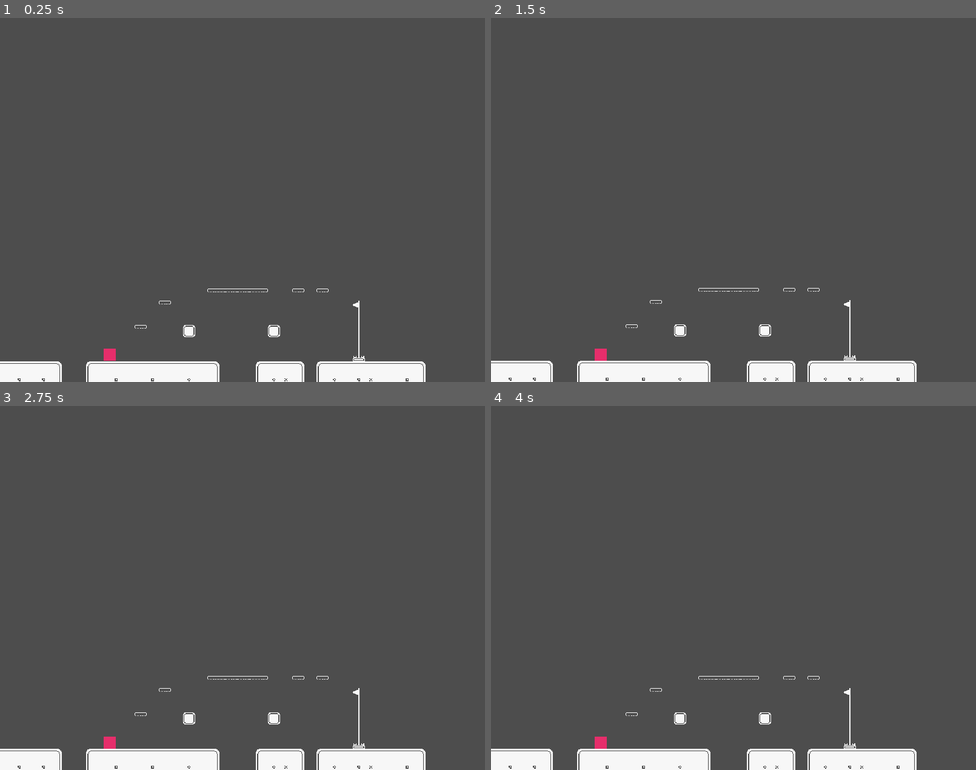
Above: before the commit, frames 1-4 (two rows, left to right).
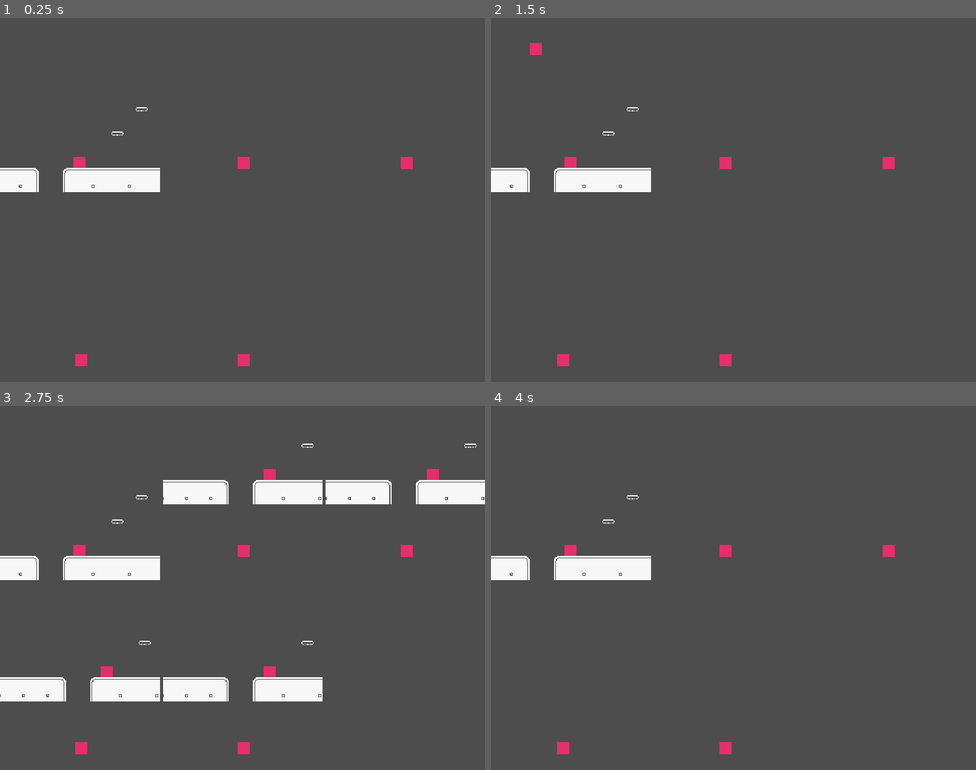
Above: after the commit, the same moments.

Repository: BlessedSleepSeeker/ChaosDash
Game: Godot game, scene res://Scenes/World/World.tscn
Two runs of this game, one before a commit and one after it. Both use one fixed random seed, a clock stepped at 60 frames per second and the inputs below.
Inputs:
- Up to frame 1 (0.25 s): no input
- Up to frame 2 (1.5 s): no input
- Up to frame 3 (2.75 s): no input
- Up to frame 4 (4 s): no input

The runs differ from the first frame. In frame 1, 6.5% of the frame differs, in the area x 0-88%, y 24-100%; in frame 2, 6.7%; in frame 3, 14%, in the area x 0-100%, y 10-100%; in frame 4, 6.6%.

Commit message:
local split screen camera

Diff:
--- a/game/Scenes/Character/Player.gd
+++ b/game/Scenes/Character/Player.gd
@@ -9,7 +9,7 @@
 @export var JUMP_IMPULSE: float = -200
 @export var MAX_JUMP_HOLD_FRAMES: int = 2
 @export var MAX_FALL_SPEED: int = 200
-@export var MAX_FASTFALL_SPEED: int = 275
+@export var MAX_FASTFALL_SPEED: int = 350
 @export var MAX_GROUND_SPEED: int = 125
 @export var MAX_AIR_SPEED: int = 100
 @export var ACCEL: int = 10
@@ -30,6 +30,13 @@
 func timer(duration, _caller):
 	get_tree().create_timer(duration)
 
+func reassignControls():
+	act_left = "p%d_left" % PLAYER_NBR
+	act_right = "p%d_right" % PLAYER_NBR
+	act_up = "p%d_up" % PLAYER_NBR
+	act_down = "p%d_down" % PLAYER_NBR
+	act_attack = "p%d_attack" % PLAYER_NBR
+
 func _ready():
 	pass
 
--- a/game/Scenes/Character/Player.tscn
+++ b/game/Scenes/Character/Player.tscn
@@ -10,14 +10,14 @@
 [ext_resource type="Script" path="res://Scenes/Character/States/AttackState.gd" id="8_m2bxs"]
 
 [sub_resource type="RectangleShape2D" id="RectangleShape2D_uoryc"]
-size = Vector2(16, 22)
+size = Vector2(12, 15)
 
 [node name="Player" type="CharacterBody2D"]
 position = Vector2(0, -8)
 script = ExtResource("1_o10m3")
 
 [node name="Hitbox" type="CollisionShape2D" parent="."]
-position = Vector2(0, -3)
+position = Vector2(0, -0.5)
 shape = SubResource("RectangleShape2D_uoryc")
 
 [node name="Sprite" type="Sprite2D" parent="."]
@@ -44,11 +44,11 @@
 script = ExtResource("8_m2bxs")
 
 [node name="Camera2D" type="Camera2D" parent="."]
-offset = Vector2(150, -180)
+offset = Vector2(0, -50)
 drag_horizontal_enabled = true
 drag_vertical_enabled = true
 drag_horizontal_offset = 0.83
 drag_left_margin = 0.1
+drag_top_margin = 0.44
 drag_right_margin = 0.1
 drag_bottom_margin = 0.1
-editor_draw_drag_margin = true
--- /dev/null
+++ b/game/Scenes/Character/SplitCamera.gd
@@ -0,0 +1,14 @@
+class_name SplitCam
+extends Camera2D
+
+@export var player: Player
+
+# Called when the node enters the scene tree for the first time.
+func _ready():
+	pass # Replace with function body.
+
+
+# Called every frame. 'delta' is the elapsed time since the previous frame.
+func _process(_delta):
+	self.position = player.position
+	print(position)
--- /dev/null
+++ b/game/Scenes/Character/SplitCamera.tscn
@@ -0,0 +1,15 @@
+[gd_scene load_steps=2 format=3 uid="uid://5gawol3souh6"]
+
+[ext_resource type="Script" path="res://Scenes/Character/SplitCamera.gd" id="1_mnqr2"]
+
+[node name="Camera2D" type="Camera2D"]
+offset = Vector2(150, -180)
+drag_horizontal_enabled = true
+drag_vertical_enabled = true
+drag_horizontal_offset = 0.83
+drag_left_margin = 0.1
+drag_top_margin = 0.44
+drag_right_margin = 0.1
+drag_bottom_margin = 0.1
+editor_draw_drag_margin = true
+script = ExtResource("1_mnqr2")
--- a/game/Scenes/Character/States/InAirState.gd
+++ b/game/Scenes/Character/States/InAirState.gd
@@ -23,7 +23,7 @@
 func physics_update(_delta: float) -> void:
 	#print(boost_jump)
 	#print(player.is_jumping)
-	print(frame_count)
+	#print(frame_count)
 	if boost_jump and player.is_jumping and frame_count < player.MAX_JUMP_HOLD_FRAMES and frame_count % 2 == 1:
 		player.velocity.y += player.JUMP_IMPULSE / frame_count
 	player.velocity.x += player.v_direction * player.AIR_DRIFT
--- /dev/null
+++ b/game/Scenes/World/LevelHandler.tscn
@@ -0,0 +1,15 @@
+[gd_scene load_steps=3 format=3 uid="uid://bjabk0w0v8xsf"]
+
+[ext_resource type="PackedScene" uid="uid://dsbvox3xhuexe" path="res://Scenes/World/Levels/level1.tscn" id="1_ha35o"]
+
+[sub_resource type="Environment" id="Environment_ny6h0"]
+background_mode = 1
+background_color = Color(0.0627451, 0.0627451, 0.0705882, 1)
+
+[node name="World" type="Node2D"]
+position = Vector2(0, 450)
+
+[node name="TileMap" parent="." instance=ExtResource("1_ha35o")]
+
+[node name="WorldEnvironment" type="WorldEnvironment" parent="."]
+environment = SubResource("Environment_ny6h0")
--- /dev/null
+++ b/game/Scenes/World/PlayerViewport.gd
@@ -0,0 +1,17 @@
+class_name PlayerViewport
+extends SubViewportContainer
+
+@export var PLAYER_NBR: int = 2
+@export var playerScene = preload("res://Scenes/Character/Player.tscn")
+@onready var viewport: Viewport = $SubViewport
+
+var player: Player
+
+func setPlayerNbr(nbr: int):
+	PLAYER_NBR = nbr
+	var instance: Player = playerScene.instantiate()
+	instance.PLAYER_NBR = PLAYER_NBR
+	viewport.add_child(instance)
+
+func setWorld(world: World2D):
+	viewport.world_2d = world
--- /dev/null
+++ b/game/Scenes/World/PlayerViewport.tscn
@@ -0,0 +1,24 @@
+[gd_scene load_steps=2 format=3 uid="uid://dsj5sw5f5cuym"]
+
+[ext_resource type="Script" path="res://Scenes/World/PlayerViewport.gd" id="1_q1dcu"]
+
+[node name="PlayerViewport" type="SubViewportContainer"]
+anchors_preset = 15
+anchor_right = 1.0
+anchor_bottom = 1.0
+grow_horizontal = 2
+grow_vertical = 2
+size_flags_horizontal = 3
+size_flags_vertical = 3
+stretch = true
+script = ExtResource("1_q1dcu")
+
+[node name="SubViewport" type="SubViewport" parent="."]
+disable_3d = true
+transparent_bg = true
+handle_input_locally = false
+snap_2d_transforms_to_pixel = true
+snap_2d_vertices_to_pixel = true
+canvas_item_default_texture_filter = 0
+size = Vector2i(640, 480)
+render_target_update_mode = 4
--- /dev/null
+++ b/game/Scenes/World/SplitScreenHandler.gd
@@ -0,0 +1,21 @@
+class_name SplitScreenHandler
+extends GridContainer
+
+@export var playerViewport = preload("res://Scenes/World/PlayerViewport.tscn")
+@onready var mainSubviewport = $MainSubview
+@onready var mainView = $MainSubview/SubViewport
+
+
+@export var player_nbr = 2
+
+# Called when the node enters the scene tree for the first time.
+func _ready():
+	if player_nbr % 2 == 0:
+		self.columns = player_nbr / 2
+	else:
+		self.columns = (player_nbr / 2) + 1
+	for i in range(1, player_nbr):
+		var instance: PlayerViewport = playerViewport.instantiate()
+		self.add_child(instance)
+		instance.setPlayerNbr(i + 1)
+		instance.setWorld(mainView.world_2d)
--- a/game/Scenes/World/World.tscn
+++ b/game/Scenes/World/World.tscn
@@ -1,11 +1,39 @@
-[gd_scene load_steps=3 format=3 uid="uid://crow5huq87jix"]
+[gd_scene load_steps=4 format=3 uid="uid://crow5huq87jix"]
 
+[ext_resource type="Script" path="res://Scenes/World/SplitScreenHandler.gd" id="1_h66fm"]
 [ext_resource type="PackedScene" uid="uid://clfvgf4p2ahqb" path="res://Scenes/Character/Player.tscn" id="1_ij7vc"]
-[ext_resource type="PackedScene" uid="uid://dsbvox3xhuexe" path="res://Scenes/World/Levels/level1.tscn" id="2_2e85t"]
+[ext_resource type="PackedScene" uid="uid://bjabk0w0v8xsf" path="res://Scenes/World/LevelHandler.tscn" id="3_w3l1v"]
 
-[node name="World" type="Node2D"]
+[node name="WorldRoot" type="Node"]
 
-[node name="Player1" parent="." instance=ExtResource("1_ij7vc")]
-position = Vector2(30, -60)
+[node name="SplitScreenHandler" type="GridContainer" parent="."]
+anchors_preset = 15
+anchor_right = 1.0
+anchor_bottom = 1.0
+offset_bottom = 36.0
+grow_horizontal = 2
+grow_vertical = 2
+size_flags_horizontal = 3
+size_flags_vertical = 3
+script = ExtResource("1_h66fm")
+player_nbr = 5
 
-[node name="TileMap" parent="." instance=ExtResource("2_2e85t")]
+[node name="MainSubview" type="SubViewportContainer" parent="SplitScreenHandler"]
+layout_mode = 2
+size_flags_horizontal = 3
+size_flags_vertical = 3
+stretch = true
+
+[node name="SubViewport" type="SubViewport" parent="SplitScreenHandler/MainSubview"]
+transparent_bg = true
+handle_input_locally = false
+snap_2d_transforms_to_pixel = true
+snap_2d_vertices_to_pixel = true
+canvas_item_default_texture_filter = 0
+size = Vector2i(640, 516)
+render_target_update_mode = 4
+
+[node name="Player1" parent="SplitScreenHandler/MainSubview/SubViewport" instance=ExtResource("1_ij7vc")]
+position = Vector2(22, 400)
+
+[node name="Level" parent="SplitScreenHandler/MainSubview/SubViewport" instance=ExtResource("3_w3l1v")]
